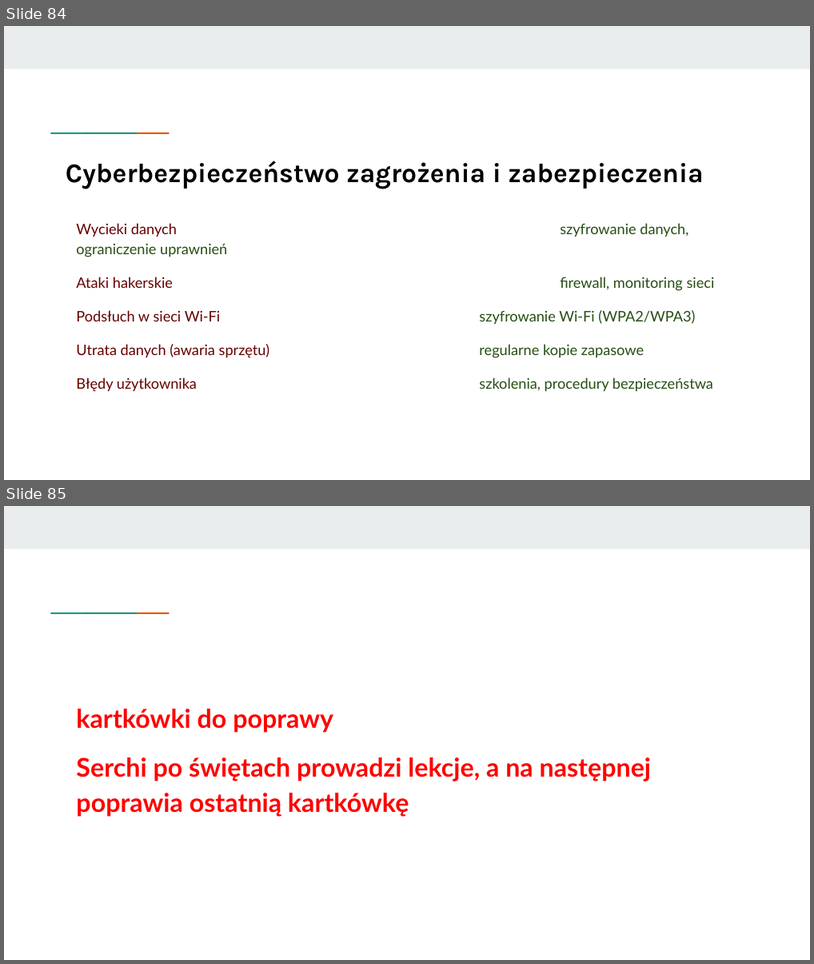
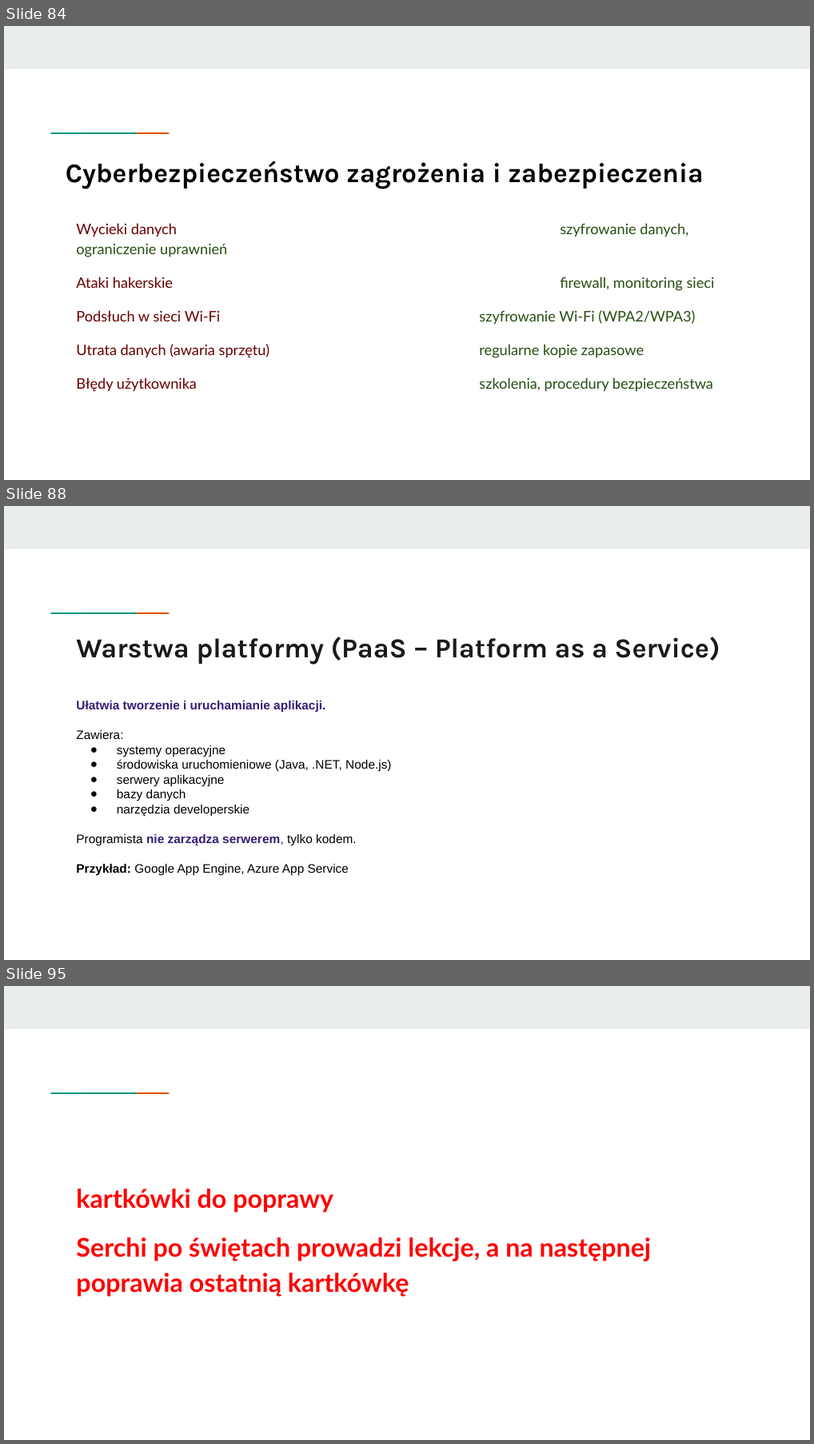
Before and after one commit to KasiaKasia/PRZEDMIOTY, a slide deck: ZASTOSOWANIE_INFORMATYKI/1A-gr_2/Zastosowanie informatyki - 1A gr. 2-plik2.pptx. Shown one above the other, each under a label of ours: slides 84 and 85 before the commit, slides 84, 88 and 95 after it; the slides between them are not shown. The pictures are 814x964 and 814x1444 pixels, drawn with LibreOffice and Linux fonts; fonts in the diff are those of the drawing. Boxes give left, top, right and bottom in pixels: in the first picture for what was removed or moved away, otherwise in the second. Text is boxed around its words. In the diff, an @@ line names an element or a change of style, - is before the commit and + after.

```diff
--- a/ZASTOSOWANIE_INFORMATYKI/1A-gr_2/Zastosowanie informatyki - 1A gr. 2-plik2.pptx
+++ b/ZASTOSOWANIE_INFORMATYKI/1A-gr_2/Zastosowanie informatyki - 1A gr. 2-plik2.pptx
@@ slide 88 added at [4,506,810,960], background #FFFFFF; not listed: 3 template elements that a slide beside it also shows @@
@@ title added at [76,636,721,664], 24.4 pt, text #1A1A1A, bold @@
+Warstwa platformy (PaaS – Platform as a Service)
@@ text added at [76,700,391,875], 11 pt, text #000000 @@
+Ułatwia tworzenie i uruchamianie aplikacji.
+Zawiera:
+● systemy operacyjne
+● środowiska uruchomieniowe (Java, .NET, Node.js)
+● serwery aplikacyjne
+● bazy danych
+● narzędzia developerskie
+Programista nie zarządza serwerem, tylko kodem.
+Przykład: Google App Engine, Azure App Service
@@ what was slide 85 is now slide 95 @@
```
Also in this commit, not shown: 9 other slides added, 1 other file.
